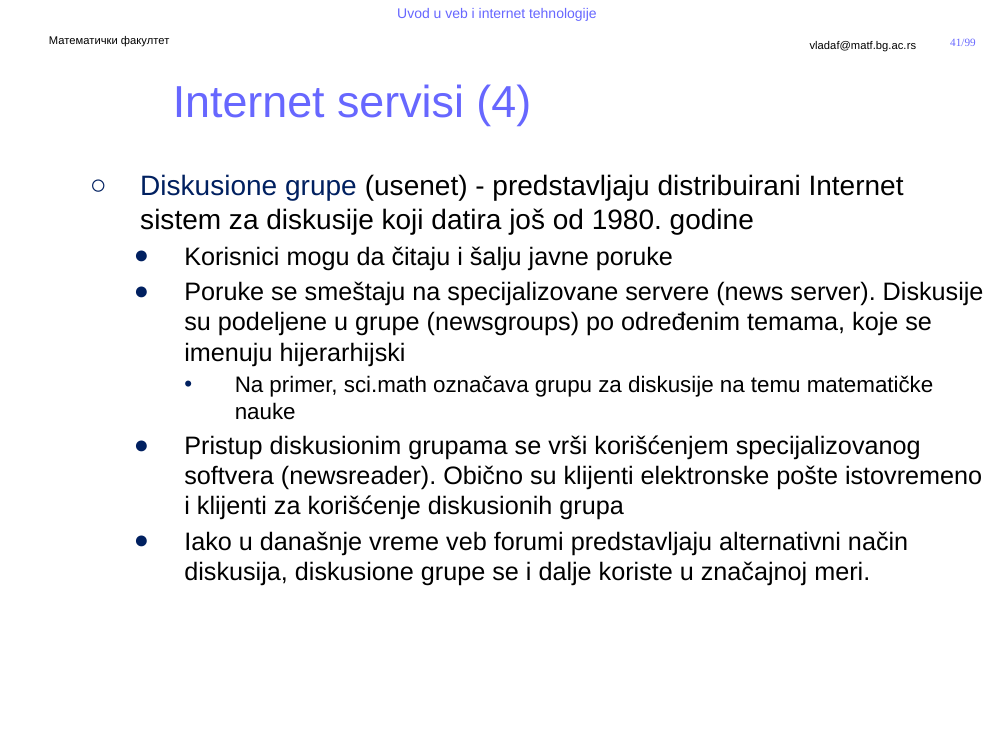
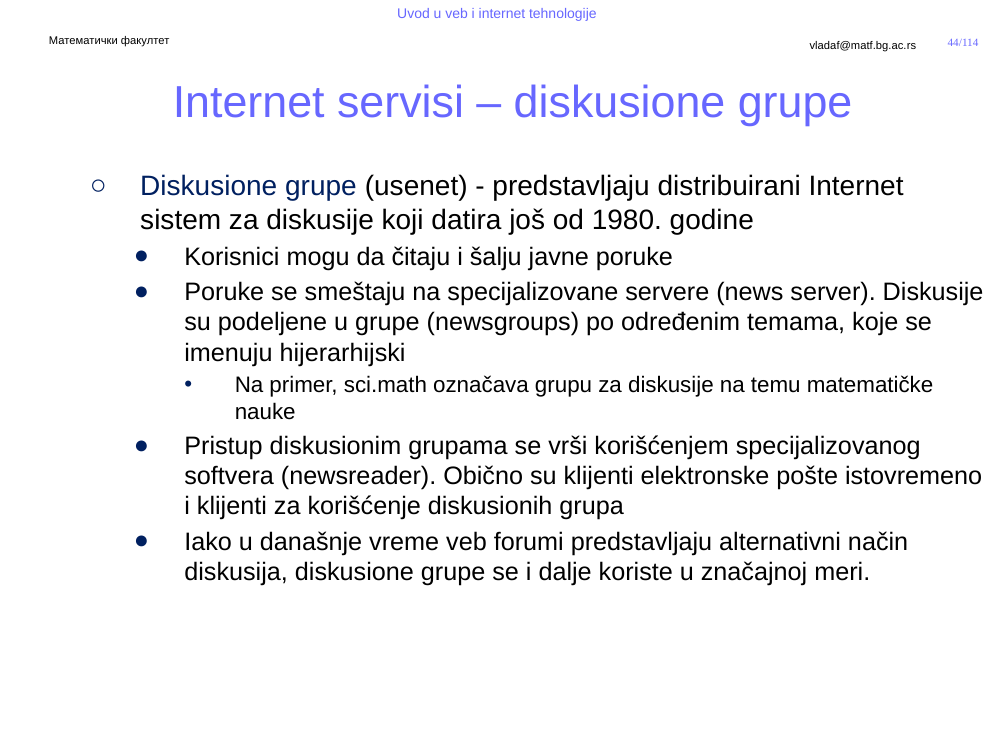
Before and after one commit to MatfUVIT/info, a slide deck: slide 44 of predavanja/prezentacije/UVIT01-02-Uvod u Internet.pptx (slide 41 before the commit). Drawn at 1008x756 pixels with LibreOffice and Linux fonts; fonts in the diff are those of the drawing; background and template pictures are left out. Boxes give left, top, right and bottom in pixels: in the first picture for what was removed or moved away, otherwise in the second. Text is boxed around its words. In the diff, an @@ line names an element or a change of style, - is before the commit and + after.

```diff
--- a/predavanja/prezentacije/UVIT01-02-Uvod u Internet.pptx
+++ b/predavanja/prezentacije/UVIT01-02-Uvod u Internet.pptx
@@ page number added at (x1=948, y1=38, x2=979, y2=46), 8 pt, text #6767FF @@
+44/114
@@ page number removed at (x1=950, y1=38, x2=976, y2=46) @@
-41/99
@@ title at (x1=173, y1=84, x2=853, y2=126): text changed @@
-Internet servisi (4)
+Internet servisi – diskusione grupe
```
Also in this commit, not shown: 74 other slides changed, 15 slides added, 9 other files.
